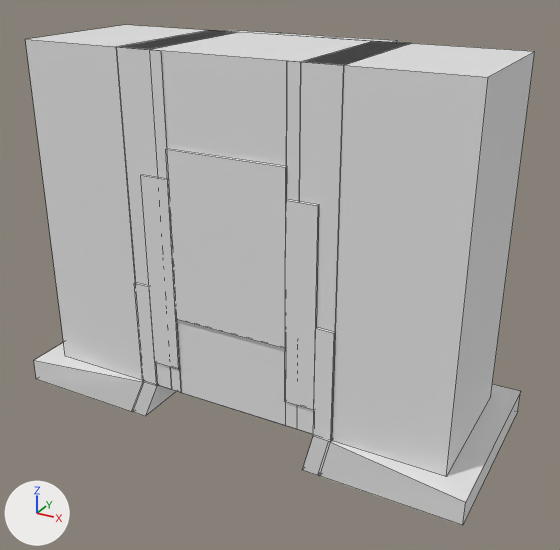
The OBJ model src/main/resources/assets/ntmdoors/models/armor/security_shroud_chestplate.obj as it was, and as the next commit left it.
Both versions are drawn from a camera (50 mm lens) standing at (14.7, -25.6, 17.7) and looking at (0.7, -0.3, 5.1). Every picture has the same lights, and +X, +Y and +Z are marked at lower left. The older version comes first. Mesh edges are drawn as thin lines. Where no turn or scale is listed for an object, it has been applied to the vertices. Vertices at exactly the same position are counted once.

Names of what the first picture shows: 'security_shroud_chestplate'.
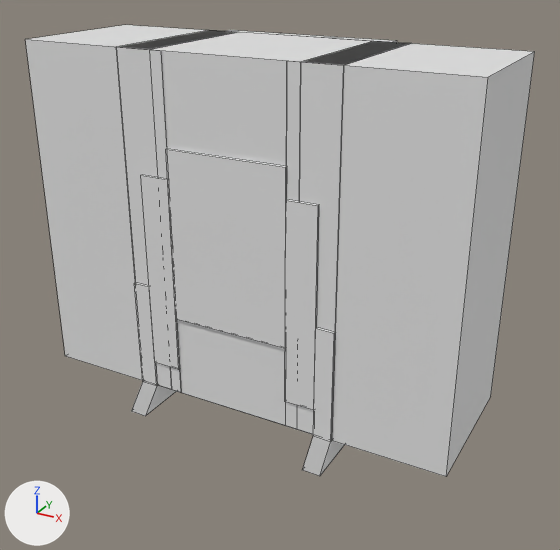
Diff of the bpy script that builds the scene:
```diff
--- a/src/main/resources/assets/ntmdoors/models/armor/security_shroud_chestplate.obj.py
+++ b/src/main/resources/assets/ntmdoors/models/armor/security_shroud_chestplate.obj.py
@@ me_security_shroud_chestplate @@
 # used by ob_security_shroud_chestplate; location = (0.0, 0.0, 0.0)
-me_security_shroud_chestplate.from_pydata(...)  # 238 vertices, 203 faces; spans x -10.0..10.0, y -4.0..4.0, z -1.0..14.0
+me_security_shroud_chestplate.from_pydata(...)  # 222 vertices, 191 faces; spans x -9.0..9.0, y -4.0..4.0, z -1.0..14.0
+# me_security_shroud_chestplate part 1: the loose piece of 8 vertices spanning x 4.4..10.0, y -4.0..4.0, z -1.0..0.0 is deleted
+# me_security_shroud_chestplate part 2: the loose piece of 8 vertices spanning x -10.0..-4.4, y -4.0..4.0, z -1.0..0.0 is deleted
```

Where the change shows, as pixel boxes (x1, y1, x2, y2) in the pictures (560 x 550 px):
'security_shroud_chestplate', reshaped (10% shorter)
    before: (25, 25, 535, 525)
    after: (25, 25, 535, 477)
part 1 of me_security_shroud_chestplate, deleted
    before: (319, 384, 521, 525)
part 2 of me_security_shroud_chestplate, deleted
    before: (34, 342, 143, 411)
